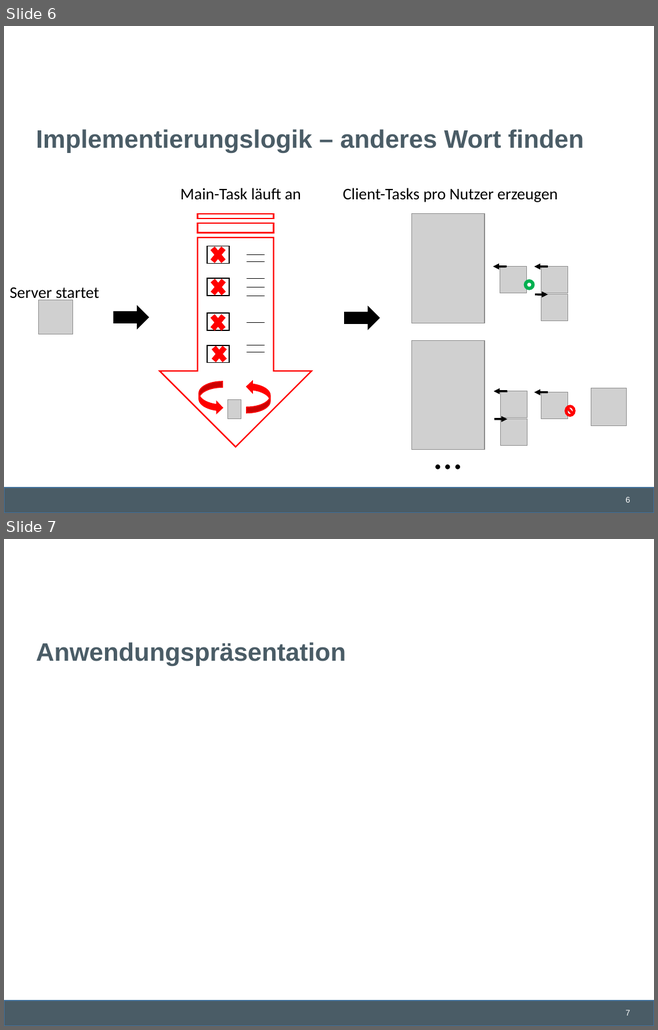
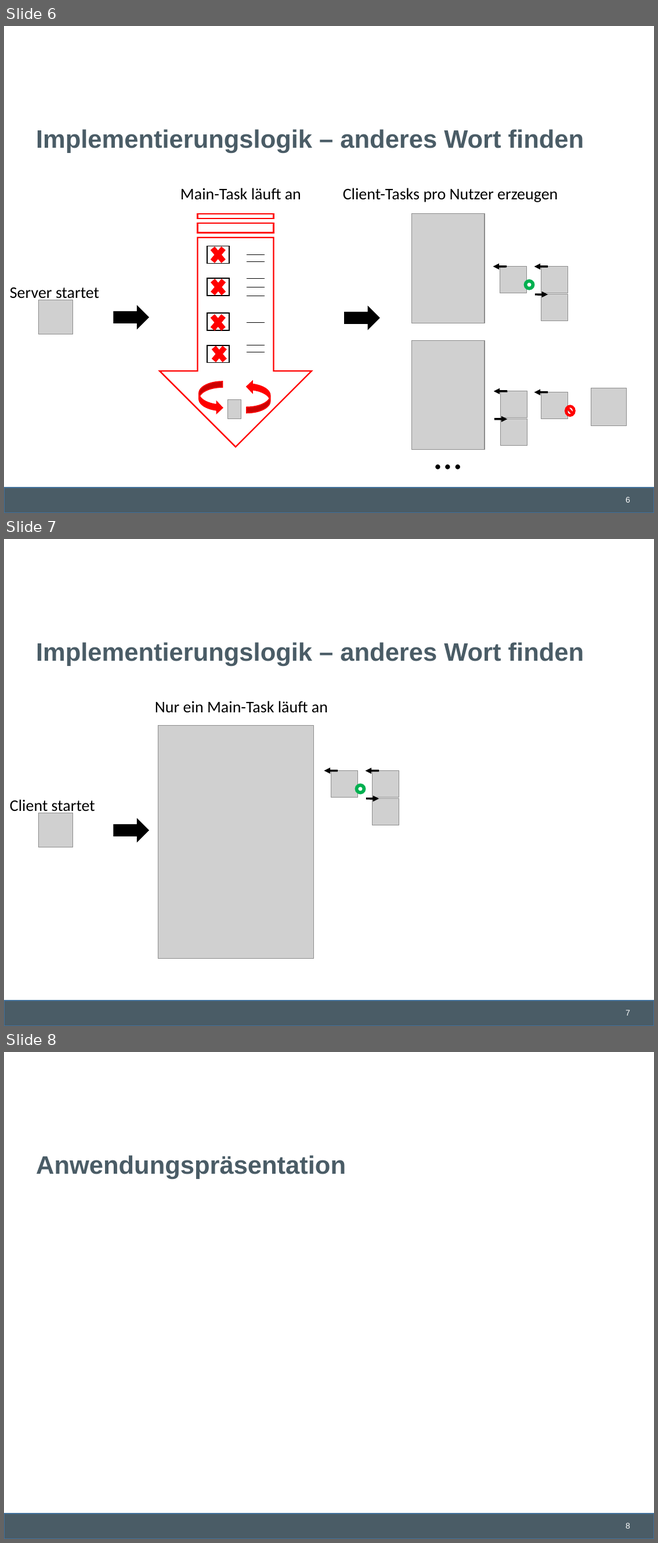
Before and after one commit to lschmischke/ADAChat, a slide deck: documentation/Ada Chat.pptx. Shown one above the other, each under a label of ours: slides 6 and 7 before the commit, slides 6, 7 and 8 after it. The pictures are 658x1030 and 658x1543 pixels, drawn with LibreOffice and Linux fonts; fonts in the diff are those of the drawing; grey boxes stand for pictures; background and template pictures are left out. Boxes give left, top, right and bottom in pixels: in the first picture for what was removed or moved away, otherwise in the second. Text is boxed around its words. In the diff, an @@ line names an element or a change of style, - is before the commit and + after.

Commit message:
Clientseitige Implementierungslogik eingeführt (unvollständig)

```diff
--- a/documentation/Ada Chat.pptx
+++ b/documentation/Ada Chat.pptx
@@ slide 7 added at (x1=4, y1=539, x2=654, y2=1026), background #FFFFFF; not listed: 2 template elements that a slide beside it also shows @@
@@ title added at (x1=36, y1=642, x2=583, y2=666), 28 pt, text #4A5C66, bold @@
+Implementierungslogik – anderes Wort finden
@@ text added at (x1=155, y1=701, x2=328, y2=713), 18 pt, text #000000 @@
+Nur ein Main-Task läuft an
@@ picture added at (x1=158, y1=725, x2=313, y2=959) @@
@@ arrow added from (338, 771) to (324, 771), #000000 2.25 pt @@
@@ picture added at (x1=331, y1=771, x2=357, y2=798) @@
@@ arrow added from (379, 771) to (365, 771), #000000 2.25 pt @@
@@ picture added at (x1=372, y1=771, x2=398, y2=798) @@
@@ text added at (x1=10, y1=799, x2=95, y2=815), 18 pt, text #000000 @@
+Client startet
@@ donut added at (x1=355, y1=784, x2=365, y2=794), fill #00B050, outline #00B050 1 pt @@
@@ arrow added from (366, 799) to (379, 799), #000000 2.25 pt @@
@@ picture added at (x1=372, y1=799, x2=398, y2=826) @@
@@ picture added at (x1=38, y1=813, x2=73, y2=848) @@
@@ right arrow added at (x1=114, y1=819, x2=148, y2=841), fill #000000, outline #000000 1 pt @@
@@ what was slide 7 is now slide 8 @@
@@ page number at (x1=625, y1=1523, x2=630, y2=1529): text changed @@
-7
+8
```
Also in this commit, not shown: 1 other slide added.
